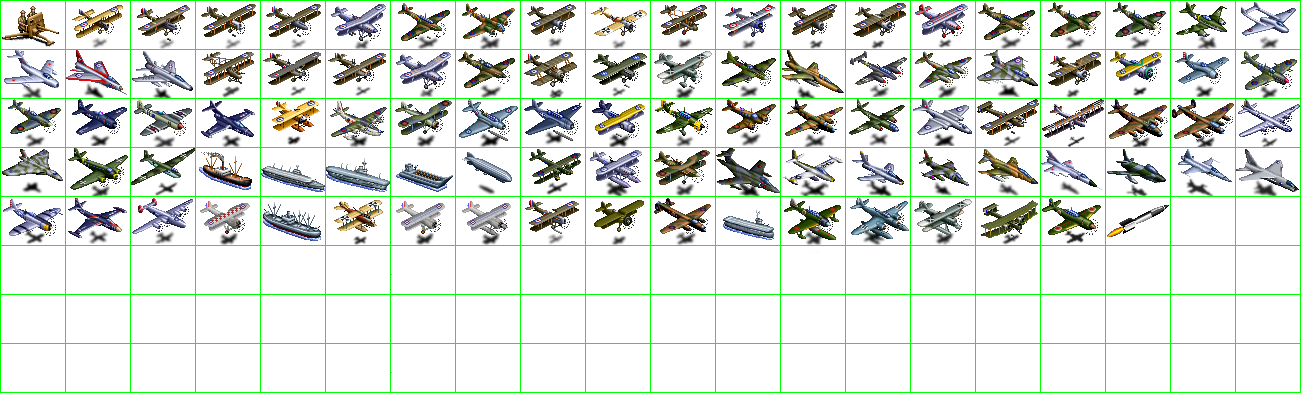
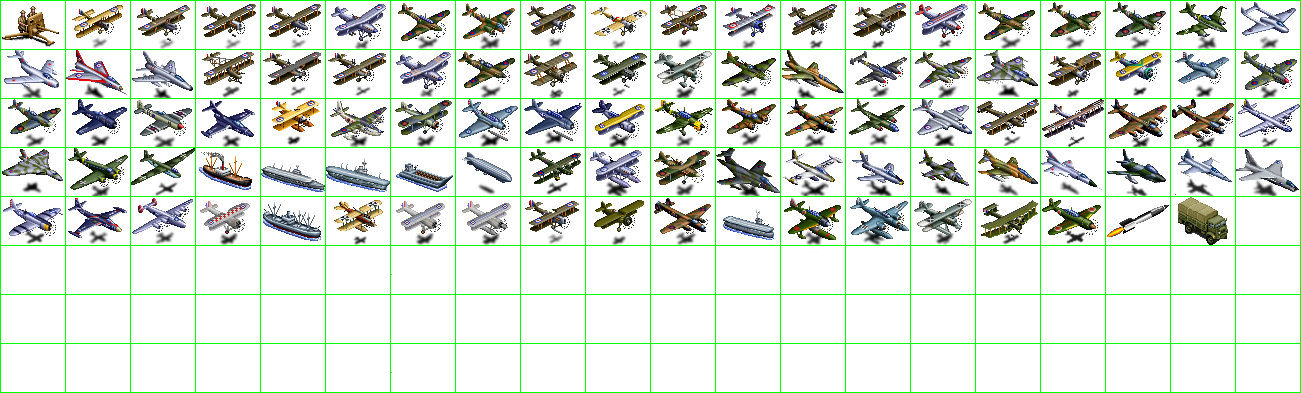
The second 1301px x 393px image is a revision of the first. Changes to its layers:
painted on "units" over [1175, 194, 1228, 245]
